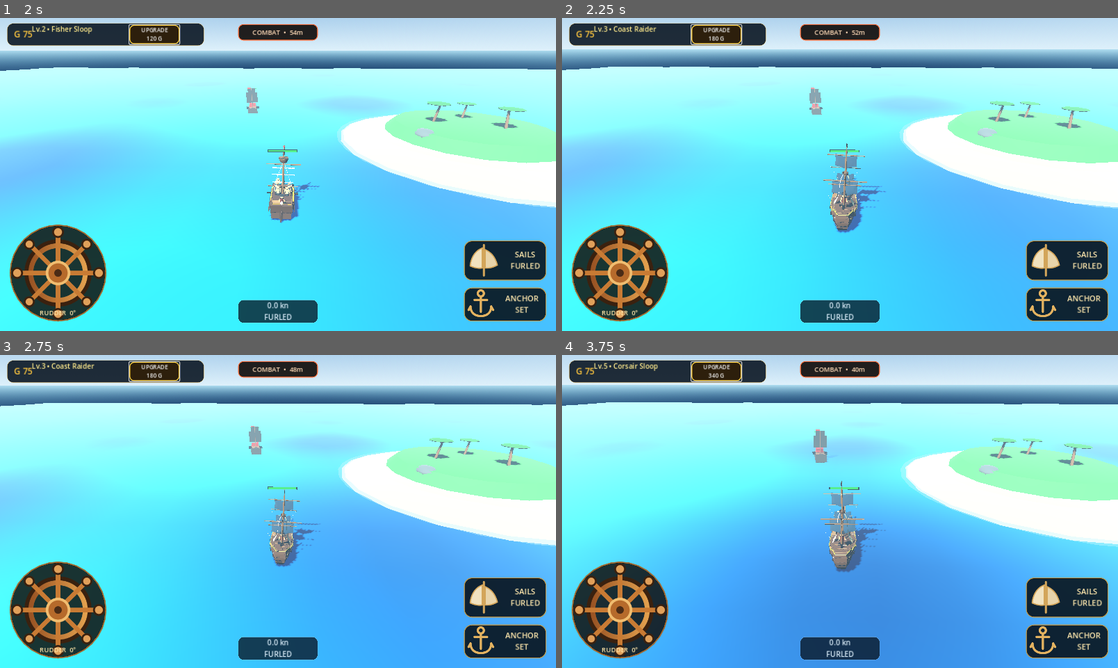
Above: before the commit, frames 1-4 (two rows, left to right).
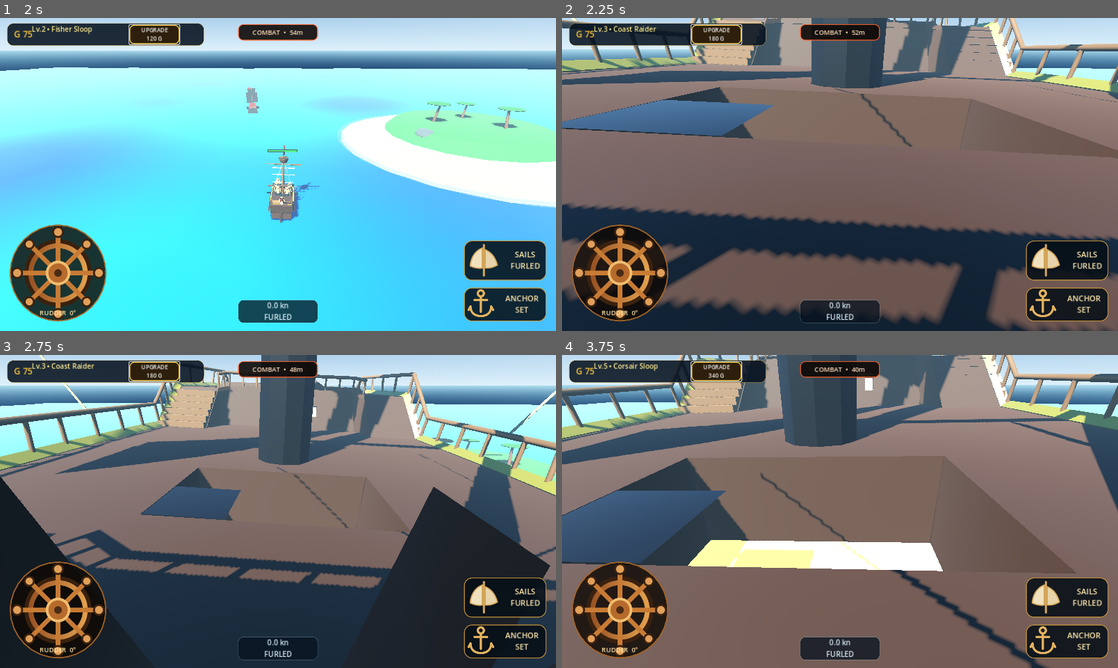
Above: after the commit, the same moments.

Repository: za99405com-ui/Pirate-Seasonline
Game: Godot game, scene res://scenes/world/world.tscn
The game is run twice, just before and just after one commit, with the same random seed, the same clock (stepped at 60 frames per second) and the same inputs.
Inputs:
- Up to frame 1 (2 s): click "ANCHOR READY" at 0.5 s; click "UPGRADE 75 G" at 1.25 s
- Up to frame 2 (2.25 s): click "UPGRADE 120 G" at 2 s
- Up to frame 3 (2.75 s): no input
- Up to frame 4 (3.75 s): click "UPGRADE 180 G" at 2.75 s; click "UPGRADE 250 G" at 3.5 s

Frame 1 is identical in both runs. In frame 2, 87% of the frame differs, in the area x 0-100%, y 0-100%; in frame 3, 78%; in frame 4, 86%.

Commit message:
Fit generated Level 1 ship model to player collision

Diff:
--- a/godot_game/scenes/player/player_ship.tscn
+++ b/godot_game/scenes/player/player_ship.tscn
@@ -414,7 +414,8 @@
 [node name="Visuals" type="Node3D" parent="."]
 
 [node name="ShipModel" parent="Visuals" instance=ExtResource("3_ship_model")]
-scale = Vector3(0.70, 0.70, 0.70)
+position = Vector3(0, 2.7, 0)
+scale = Vector3(6.4, 6.4, 6.4)
 
 [node name="BaseHull" type="Node3D" parent="Visuals"]
 visible = false
